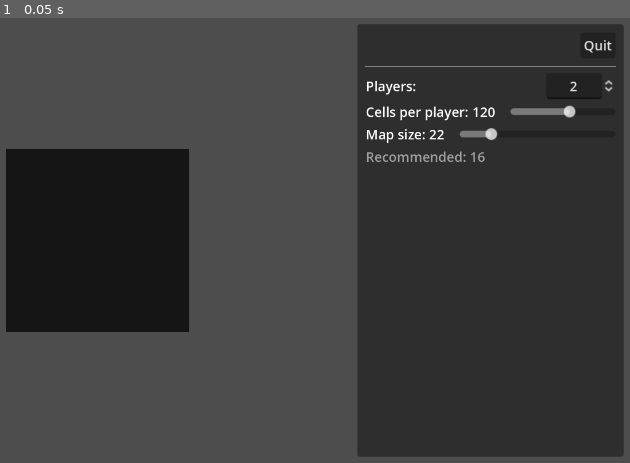
Above: before the commit, frame 1.
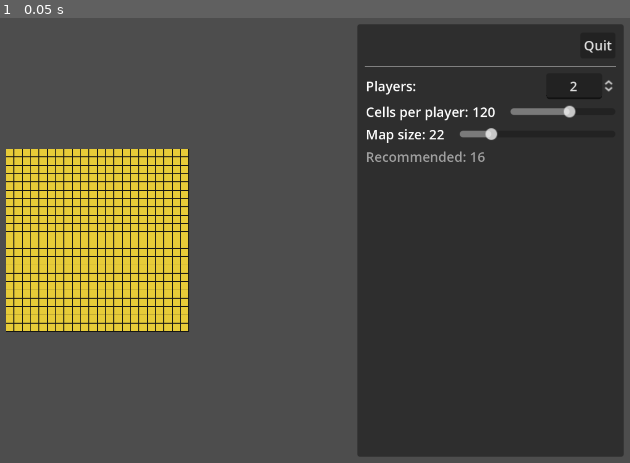
Above: after the commit, the same moment.

Repository: wadcom/kisarra-mapgen
Game: Godot game, scene res://main.tscn
Same seed, same stepped clock (60 frames per second), same inputs: the game is played once before the commit and once after it.
Inputs:
- Up to frame 1 (0.05 s): no input

The runs differ from the first frame. In frame 1, 10% of the frame differs, in the area x 0-30%, y 29-71%.

Commit message:
Draw sand cells

Diff:
--- a/main.tscn
+++ b/main.tscn
@@ -20,6 +20,7 @@
 layout_mode = 2
 
 [node name="CenteredArea" type="CenterContainer" parent="HBoxContainer"]
+clip_contents = true
 layout_mode = 2
 size_flags_horizontal = 3
 
--- a/map_area.gd
+++ b/map_area.gd
@@ -1,7 +1,21 @@
 extends ColorRect
+
+@export var sand_cell_prefab: PackedScene
+
 
 const _globals = preload("res://globals.gd")
 
 
 func update_parameters(params):
 	custom_minimum_size = Vector2.ONE * _globals.PIXELS_PER_CELL_SIDE * params.map_size
+
+	for c in $Cells.get_children():
+		$Cells.remove_child(c)
+		c.queue_free()
+
+	for x in params.map_size:
+		for y in params.map_size:
+			var cell = sand_cell_prefab.instantiate()
+
+			cell.position = Vector2(x, y) * _globals.PIXELS_PER_CELL_SIDE
+			$Cells.add_child(cell)
--- a/map_area.tscn
+++ b/map_area.tscn
@@ -1,6 +1,7 @@
-[gd_scene load_steps=2 format=3 uid="uid://ca8i0jh687k0m"]
+[gd_scene load_steps=3 format=3 uid="uid://ca8i0jh687k0m"]
 
 [ext_resource type="Script" path="res://map_area.gd" id="1_8qfge"]
+[ext_resource type="PackedScene" uid="uid://de6ailbpe4obu" path="res://sand_cell.tscn" id="2_fjadh"]
 
 [node name="MapArea" type="ColorRect"]
 anchors_preset = 15
@@ -12,3 +13,9 @@
 size_flags_vertical = 4
 color = Color(0.0827414, 0.0827414, 0.0827414, 1)
 script = ExtResource("1_8qfge")
+sand_cell_prefab = ExtResource("2_fjadh")
+
+[node name="Cells" type="Control" parent="."]
+anchors_preset = 0
+offset_right = 40.0
+offset_bottom = 40.0
--- /dev/null
+++ b/sand_cell.gd
@@ -0,0 +1,7 @@
+extends ColorRect
+
+const _globals = preload("res://globals.gd")
+
+
+func _ready():
+	size = Vector2.ONE * (_globals.PIXELS_PER_CELL_SIDE - 1)
--- /dev/null
+++ b/sand_cell.tscn
@@ -0,0 +1,9 @@
+[gd_scene load_steps=2 format=3 uid="uid://de6ailbpe4obu"]
+
+[ext_resource type="Script" path="res://sand_cell.gd" id="1_nobb4"]
+
+[node name="SandCell" type="ColorRect"]
+offset_right = 40.0
+offset_bottom = 40.0
+color = Color(0.905882, 0.796078, 0.219608, 1)
+script = ExtResource("1_nobb4")
